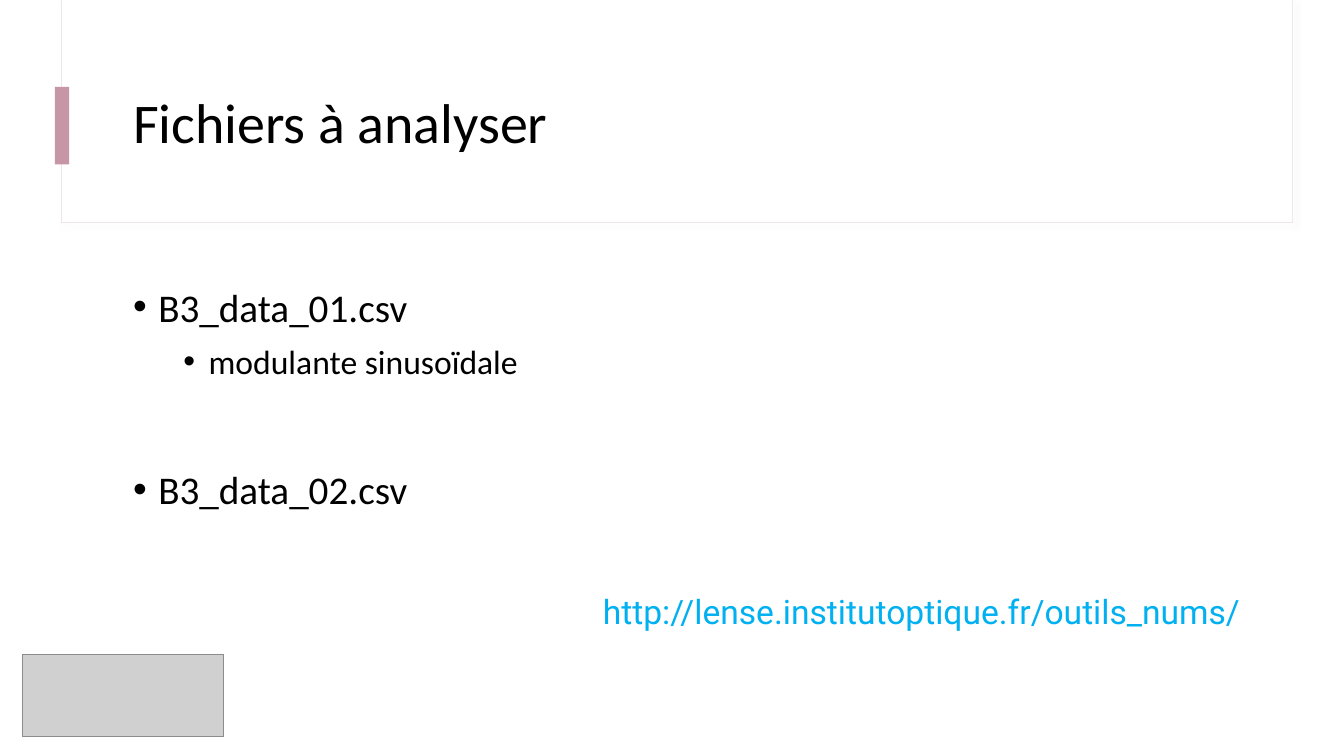
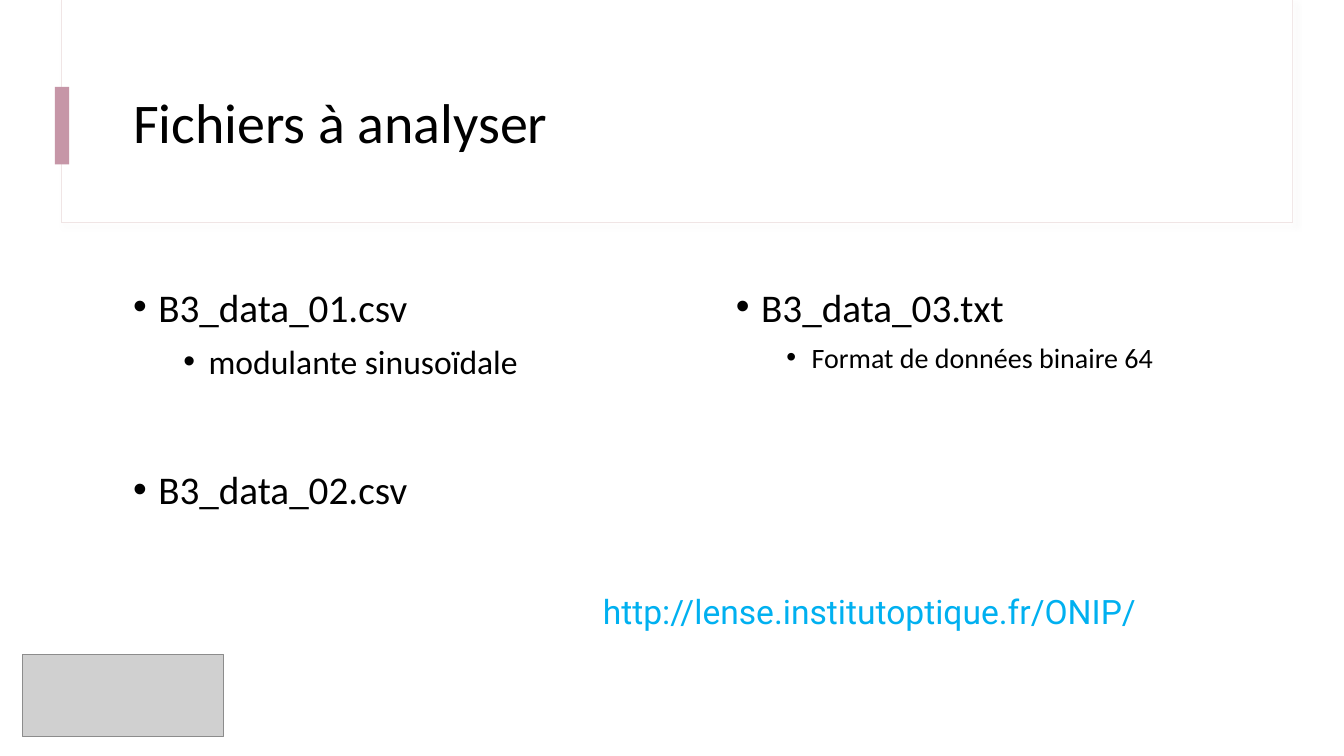
Before and after one commit to IOGS-Digital-Methods/semester-5, a slide deck: slide 9 of ONIP/onip_b3_traitement_1D/B3_0_Deroulement.pptx. Drawn at 1344x756 pixels with LibreOffice and Linux fonts; fonts in the diff are those of the drawing; grey boxes stand for pictures. Boxes give left, top, right and bottom in pixels: in the first picture for what was removed or moved away, otherwise in the second. Text is boxed around its words. In the diff, an @@ line names an element or a change of style, - is before the commit and + after.

```diff
--- a/ONIP/onip_b3_traitement_1D/B3_0_Deroulement.pptx
+++ b/ONIP/onip_b3_traitement_1D/B3_0_Deroulement.pptx
@@ text added at (x1=761, y1=294, x2=1152, y2=369), 20 pt, text #000000 @@
+• B3_data_03.txt
+  • Format de données binaire 64
@@ text at (x1=603, y1=598, x2=1136, y2=631): text changed @@
-http://lense.institutoptique.fr/outils_nums/
+http://lense.institutoptique.fr/ONIP/
```
Also in this commit, not shown: 2 other slides changed, 1 slide added, 4 other files.
